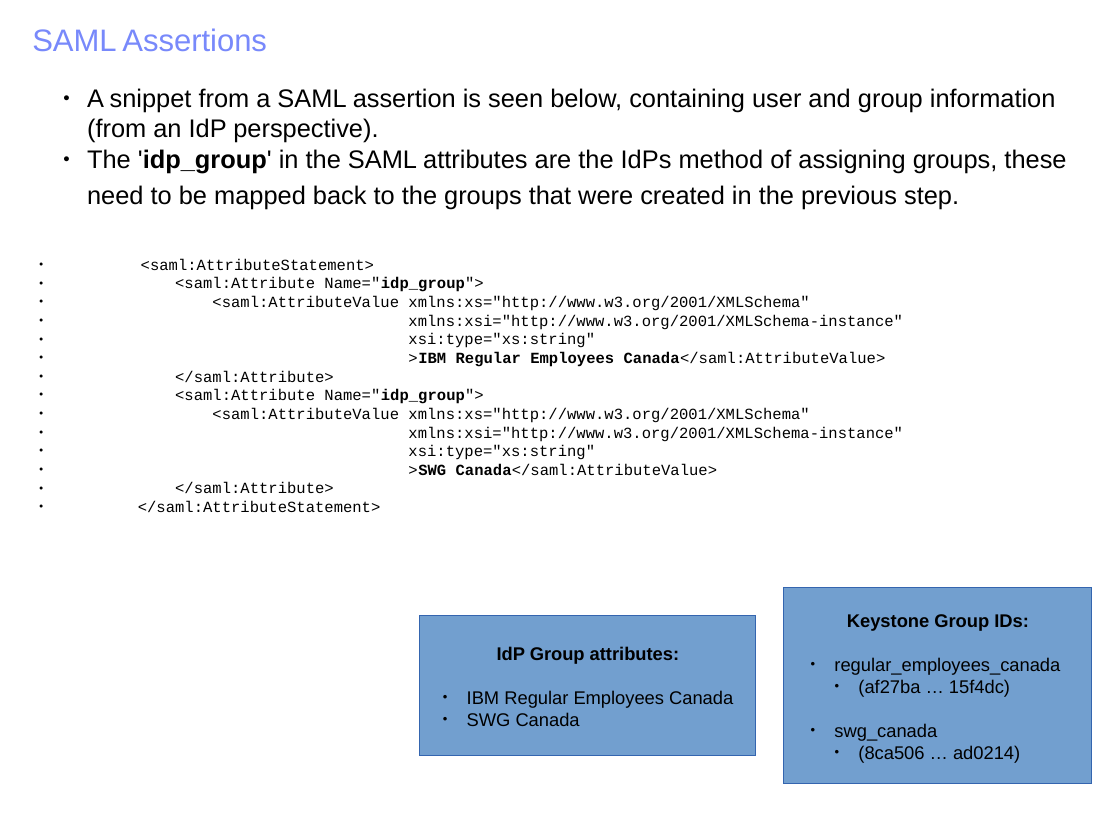
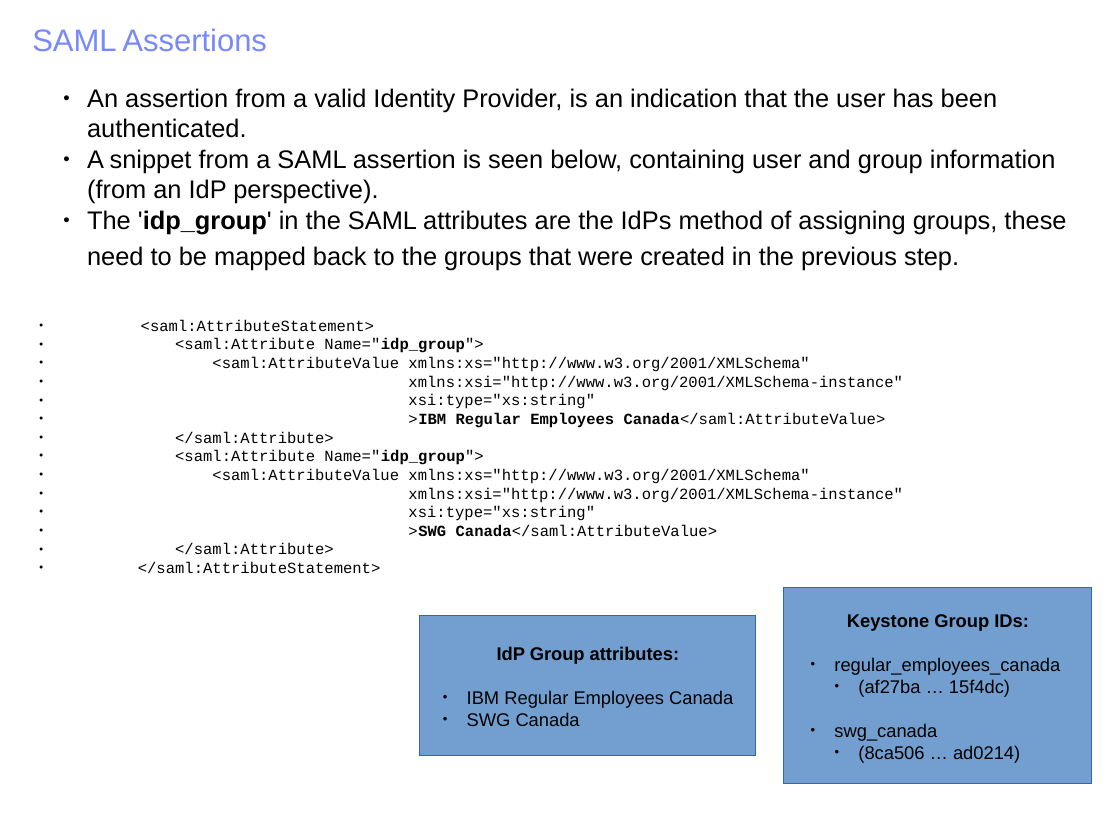
Before and after one commit to joesavak/OpenStackFederation, a slide deck: slide 19 of os-federation.odp. Drawn at 1120x840 pixels with LibreOffice and Linux fonts; fonts in the diff are those of the drawing. Boxes give left, top, right and bottom in pixels: in the first picture for what was removed or moved away, otherwise in the second. Text is boxed around its words. In the diff, an @@ line names an element or a change of style, - is before the commit and + after.

```diff
--- a/os-federation.odp
+++ b/os-federation.odp
@@ text at (87, 88, 997, 138): paragraph added @@
+  ● An assertion from a valid Identity Provider, is an indication that the user has been authenticated.
```
Also in this commit, not shown: 7 other slides changed.
